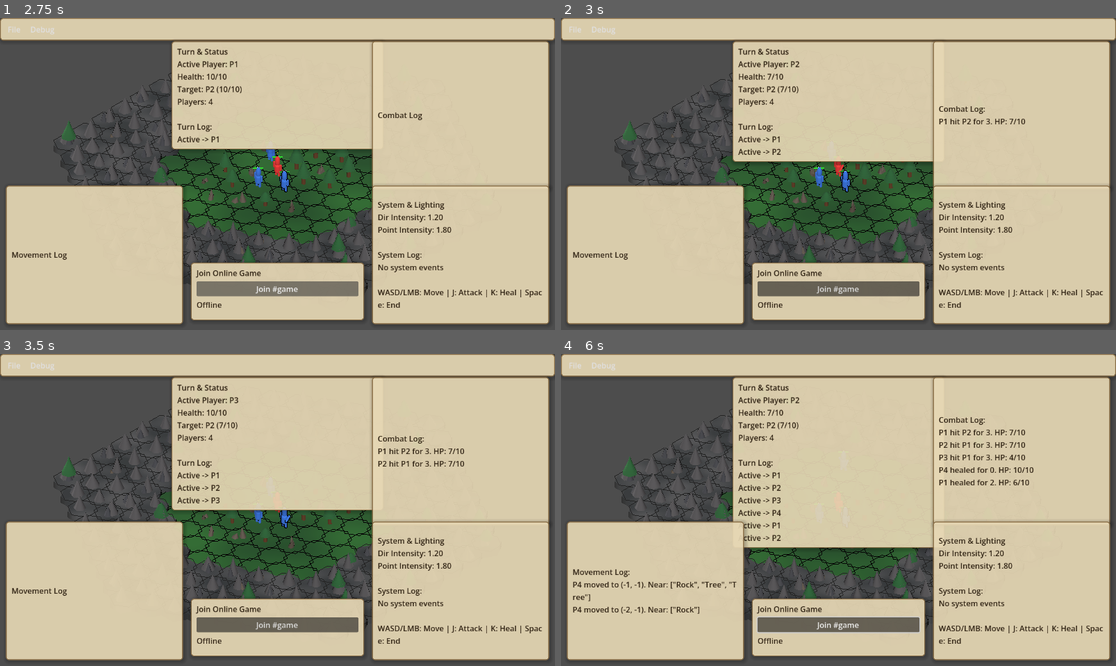
Above: before the commit, frames 1-4 (two rows, left to right).
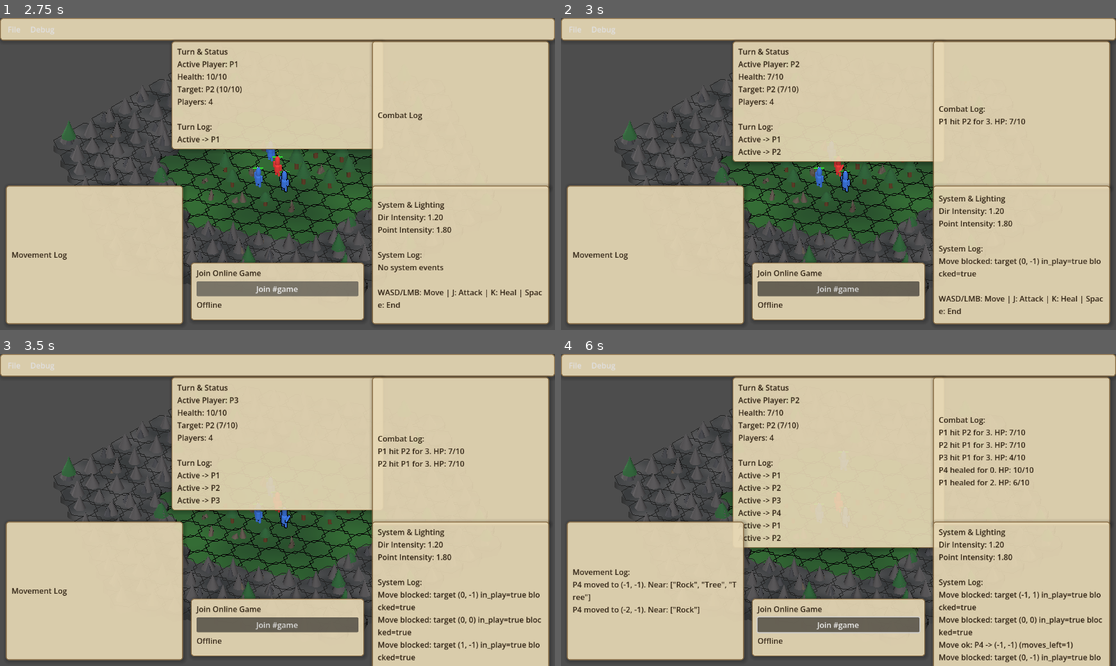
Above: after the commit, the same moments.

Repository: mrdja026/hex2.5wasda
Game: Godot game, scene res://scenes/Game.tscn
Same seed, same stepped clock (60 frames per second), same inputs: the game is played once before the commit and once after it.
Inputs (mouse positions are in pixels of both pictures, inside the frame that each line leads up to):
- Up to frame 1 (2.75 s): click "File" at 0.5 s; click "Debug" at 1.25 s; click "Join #game" at 2 s
- Up to frame 2 (3 s): move the mouse to (810, 236) at 2.77 s; hold W (move_up) from 2.78 s (still down); hold J (action_attack) from 2.78 s (still down); click (810, 236) at 2.92 s
- Up to frame 3 (3.5 s): keep holding W (move_up); keep holding J (action_attack)
- Up to frame 4 (6 s): move the mouse to (1005, 556) at 3.52 s; release J (action_attack) at 3.53 s; tap K (action_heal) at 3.6 s; move the mouse to (672, 463) at 4.27 s; release W (move_up) at 4.28 s; hold Tab (target_next) 4.28-5.03 s; hold A (move_left) 4.28-5.78 s; move the mouse to (866, 510) at 5.02 s; tap J (action_attack) at 5.1 s; click (866, 510) at 5.17 s; move the mouse to (755, 432) at 5.77 s; hold S (move_down) from 5.78 s (still down); hold K (action_heal) from 5.78 s (still down)

Frame 1 is identical in both runs. In frame 2, 1.9% of the frame differs, in the area x 68-98%, y 56-95%; in frame 3, 3.0%; in frame 4, 3.1%, in the area x 66-99%, y 56-100%.

Commit message:
refactor

Diff:
--- a/scripts/Game.gd
+++ b/scripts/Game.gd
@@ -66,7 +66,7 @@
 	_setup_network_state()
 
 	if turn_manager and turn_manager.has_signal("active_player_changed"):
-		turn_manager.active_player_changed.connect(_on_active_player_changed)
+		turn_manager.connect("active_player_changed", _on_active_player_changed)
 
 	if not _use_networked_game:
 		_spawn_initial_players()
@@ -91,9 +91,10 @@
 func _process(delta: float) -> void:
 	if _hover_marker and _hover_marker.visible:
 		_hover_time += delta
-		var pulse: float = sin(_hover_time * 6.0) * 0.05
+		var pulse: float = sin(_hover_time * 8.0) * 0.12
 		var base: Vector3 = terrain.call("axial_to_world", _hover_axial)
-		_hover_marker.position = base + Vector3(0.0, 0.05 + pulse, 0.0)
+		# Higher float (0.3) and stronger pulse
+		_hover_marker.position = base + Vector3(0.0, 0.3 + pulse, 0.0)
 
 # --- Private Methods ---
 
@@ -107,7 +108,7 @@
 	_ensure_action("target_next", KEY_TAB)
 	_ensure_action("action_end_turn", KEY_SPACE)
 
-func _ensure_action(action_name: String, keycode: Key) -> void:
+func _ensure_action(action_name: String, keycode: int) -> void:
 	if not InputMap.has_action(action_name):
 		InputMap.add_action(action_name)
 	var events := InputMap.action_get_events(action_name)
@@ -151,10 +152,10 @@
 
 func _connect_network_signals() -> void:
 	if _network:
-		_network.snapshot_received.connect(_on_network_snapshot_received)
-		_network.update_received.connect(_on_network_update_received)
-		_network.error_received.connect(_on_network_error_received)
-		_network.status_received.connect(_on_network_status_received)
+		_network.connect("snapshot_received", _on_network_snapshot_received)
+		_network.connect("update_received", _on_network_update_received)
+		_network.connect("error_received", _on_network_error_received)
+		_network.connect("status_received", _on_network_status_received)
 
 func _spawn_initial_players() -> void:
 	for i: int in range(spawn_positions.size()):
@@ -212,12 +213,21 @@
 		_clear_hover()
 
 func _attempt_move(player: Node3D, direction: Vector2i) -> bool:
-	var axial_pos: Vector2i = player.get("axial_position")
+	var axial_raw = player.get("axial_position")
+	if typeof(axial_raw) != TYPE_VECTOR2I:
+		_log_system("Move failed: P%s axial unset (%s)" % [player.get("player_id"), axial_raw])
+		return false
+	var axial_pos: Vector2i = axial_raw
 	var target_axial: Vector2i = axial_pos + direction
-	if not terrain.call("is_within_play_area", target_axial) or world.call("is_blocked", target_axial, axial_pos):
+
+	var in_play: bool = terrain.call("is_within_play_area", target_axial)
+	var blocked: bool = world.call("is_blocked", target_axial, axial_pos)
+	if not in_play or blocked:
+		_log_system("Move blocked: target %s in_play=%s blocked=%s" % [target_axial, in_play, blocked])
 		return false
 
 	if not turn_manager.call("consume_move"):
+		_log_system("Move failed: no moves left for P%s" % player.get("player_id"))
 		return false
 
 	world.call("set_blocked", axial_pos, false)
@@ -227,7 +237,10 @@
 	player.call("play_run")
 
 	var near: Array = world.call("get_adjacent_entity_names", target_axial, _players, player)
-	if ui: ui.call("log_movement", "P%d moved to %s. Near: %s" % [player.get("player_id"), target_axial, near])
+	if ui:
+		ui.call("log_movement", "P%d moved to %s. Near: %s" % [player.get("player_id"), target_axial, near])
+		var moves_left: int = turn_manager.call("moves_left") if turn_manager else -1
+		_log_system("Move ok: P%s -> %s (moves_left=%s)" % [player.get("player_id"), target_axial, moves_left])
 
 	if _is_human(player):
 		_auto_select_target(player)
@@ -420,6 +433,10 @@
 
 	for p: Node3D in _players:
 		p.call("set_is_current_turn", (p.get("player_id") as int) == active_id)
+
+func _log_system(text: String) -> void:
+	if ui and not text.is_empty():
+		ui.call("log_system", text)
 
 # --- Hover & Mouse Move ---
 
@@ -458,7 +475,8 @@
 		_clear_hover()
 		return
 	_hover_axial = axial
-	_hover_marker.position = terrain.call("axial_to_world", axial) + Vector3(0, 0.05, 0)
+	# Floating higher (0.3)
+	_hover_marker.position = terrain.call("axial_to_world", axial) + Vector3(0, 0.3, 0)
 	_hover_marker.visible = true
 
 func _clear_hover() -> void:
--- a/scripts/game_camera.gd
+++ b/scripts/game_camera.gd
@@ -1,4 +1,5 @@
 ## Manages the camera's movement, zooming, and positioning.
+# class_name GameCamera
 extends Node
 
 var camera: Camera3D
--- a/scripts/game_network.gd
+++ b/scripts/game_network.gd
@@ -1,5 +1,5 @@
 ## Manages the network connection to the game backend.
-class_name GameNetworkClient
+# class_name GameNetworkClient
 extends Node
 
 signal snapshot_received(snapshot: Dictionary)
@@ -17,9 +17,9 @@
 var channel_id: int = -1
 var username: String = ""
 
-@onready var _http := HTTPRequest.new()
-@onready var _command_http := HTTPRequest.new()
-@onready var _poll_http := HTTPRequest.new()
+@onready var _http: HTTPRequest = HTTPRequest.new()
+@onready var _command_http: HTTPRequest = HTTPRequest.new()
+@onready var _poll_http: HTTPRequest = HTTPRequest.new()
 
 var _command_queue: Array = []
 var _command_inflight: bool = false
@@ -168,7 +168,7 @@
 	if _command_queue.is_empty():
 		return
 	_command_inflight = true
-	var item := _command_queue.pop_front() as Dictionary
+	var item: Dictionary = _command_queue.pop_front() as Dictionary
 	await _send_command(item)
 	_command_inflight = false
 	await _process_command_queue()
@@ -190,7 +190,7 @@
 	var error_text: String = "Command failed"
 	var response_data: Variant = response.get("data")
 	if typeof(response_data) == TYPE_DICTIONARY:
-		var response_dict := response_data as Dictionary
+		var response_dict: Dictionary = response_data as Dictionary
 		if response_dict.has("error"):
 			error_text = str(response_dict.get("error"))
 	status_received.emit("%s status=%s" % [error_text, status])
--- a/scripts/game_ui.gd
+++ b/scripts/game_ui.gd
@@ -1,4 +1,5 @@
 ## Manages the game's UI elements, logging, and panels.
+# class_name GameUI
 extends Node
 
 const MAX_LOG_LINES: int = 6
--- a/scripts/game_world.gd
+++ b/scripts/game_world.gd
@@ -1,4 +1,5 @@
 ## Manages the physical game world, including props, terrain blocking, and effects.
+# class_name GameWorld
 extends Node3D
 
 @onready var _rng: RandomNumberGenerator = RandomNumberGenerator.new()
--- a/scripts/hex_terrain.gd
+++ b/scripts/hex_terrain.gd
@@ -1,4 +1,5 @@
 ## Manages the hexagonal terrain generation, materials, and coordinate conversion.
+# class_name HexTerrain
 extends Node3D
 
 @export var play_radius: int = 4
--- a/scripts/lighting_rig.gd
+++ b/scripts/lighting_rig.gd
@@ -1,4 +1,5 @@
 ## Manages the lighting setup, including a directional light and a point light.
+# class_name LightingRig
 extends Node3D
 
 @export var directional_color: Color = Color(1.0, 0.98, 0.95)
--- a/scripts/player_unit.gd
+++ b/scripts/player_unit.gd
@@ -1,4 +1,5 @@
 ## Represents a unit in the game, managing its health, model, and animations.
+# class_name PlayerUnit
 extends Node3D
 
 signal health_changed(current: int, maximum: int)
Not shown, added: openspec/changes/archive/2026-02-11-update-movement-and-action-logs/proposal.md
Not shown, added: openspec/changes/archive/2026-02-11-update-movement-and-action-logs/specs/display-ui/spec.md
Not shown, added: openspec/changes/archive/2026-02-11-update-movement-and-action-logs/specs/manage-players/spec.md
Not shown, added: openspec/changes/archive/2026-02-11-update-movement-and-action-logs/specs/manage-turns/spec.md
Not shown, added: openspec/changes/archive/2026-02-11-update-movement-and-action-logs/tasks.md
Not shown, added: openspec/specs/display-ui/spec.md
Not shown, added: openspec/specs/manage-players/spec.md
Not shown, added: openspec/specs/manage-turns/spec.md
